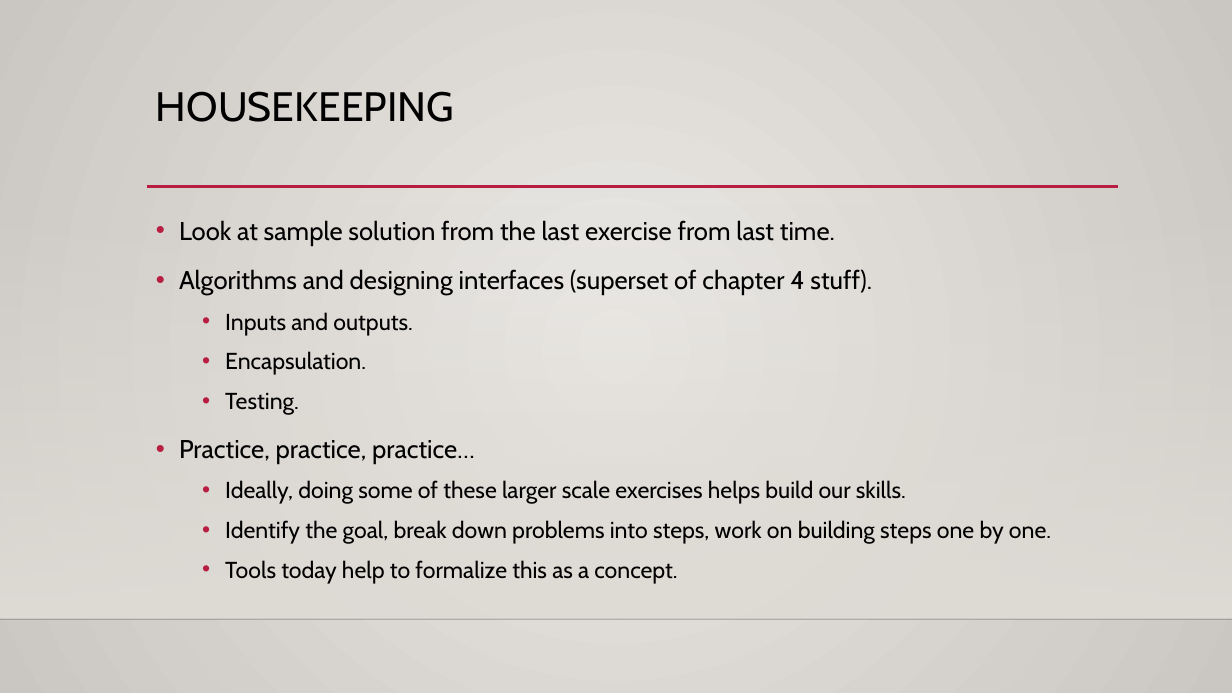
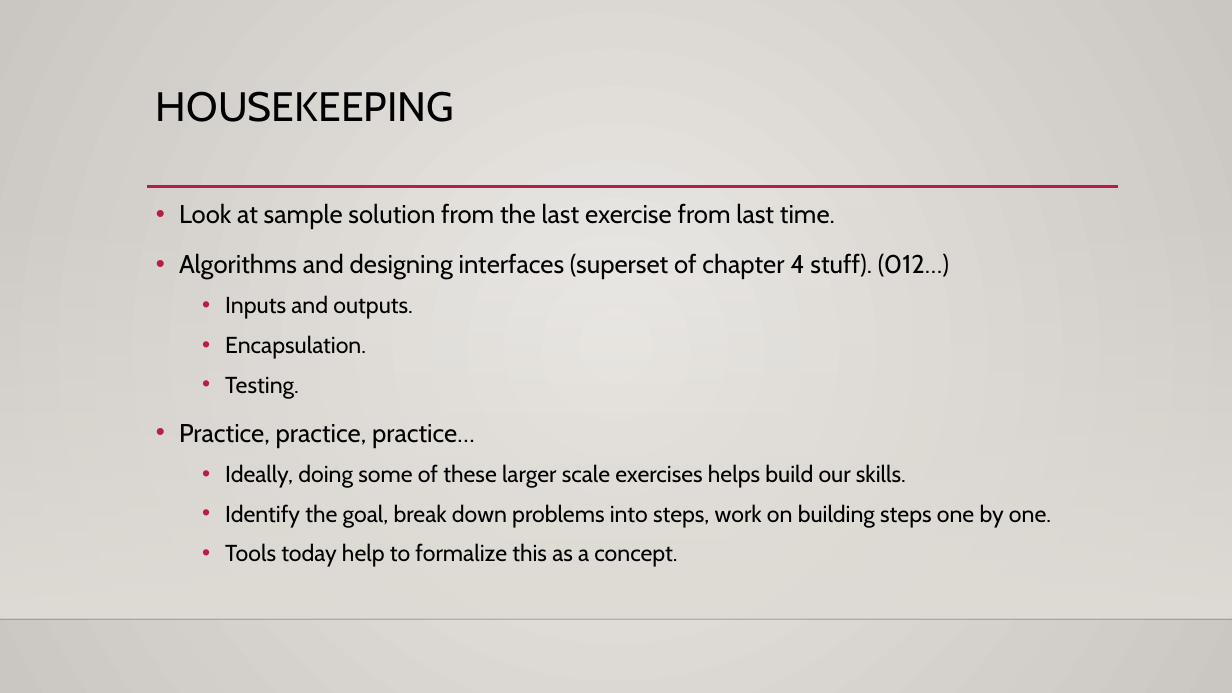
Before and after one commit to okohnkay/Programming_Basics_for_ML, a slide deck: slide 1 of course_material/slides/012_algo_interface_errors.pptx. Drawn at 1232x693 pixels with LibreOffice and Linux fonts; fonts in the diff are those of the drawing; background and template pictures are left out. Boxes give left, top, right and bottom in pixels: in the first picture for what was removed or moved away, otherwise in the second. Text is boxed around its words. In the diff, an @@ line names an element or a change of style, - is before the commit and + after.

```diff
--- a/course_material/slides/012_algo_interface_errors.pptx
+++ b/course_material/slides/012_algo_interface_errors.pptx
@@ text "Look at sample solution from ...": place and size @@
-text "Look at sample solution from ..." at box(179, 220, 1051, 584)
+text "Look at sample solution from ..." at box(179, 203, 1051, 567)
@@ text at box(179, 253, 949, 279): text changed @@
-• Algorithms and designing interfaces (superset of chapter 4 stuff).
+• Algorithms and designing interfaces (superset of chapter 4 stuff). (012…)
```
Also in this commit, not shown: 2 slides added, 7 other files.
